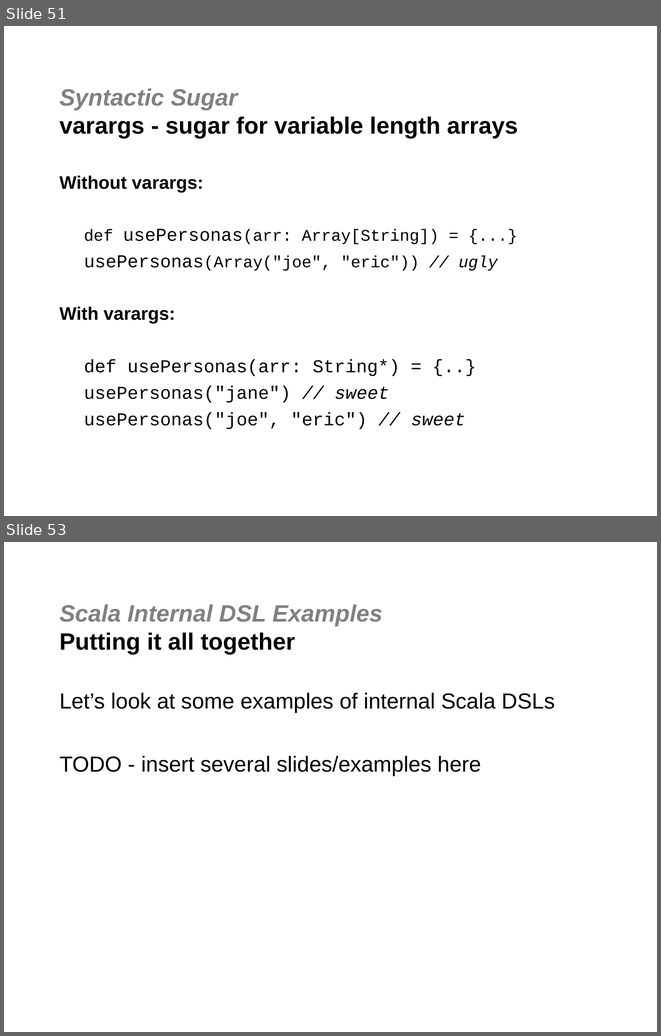
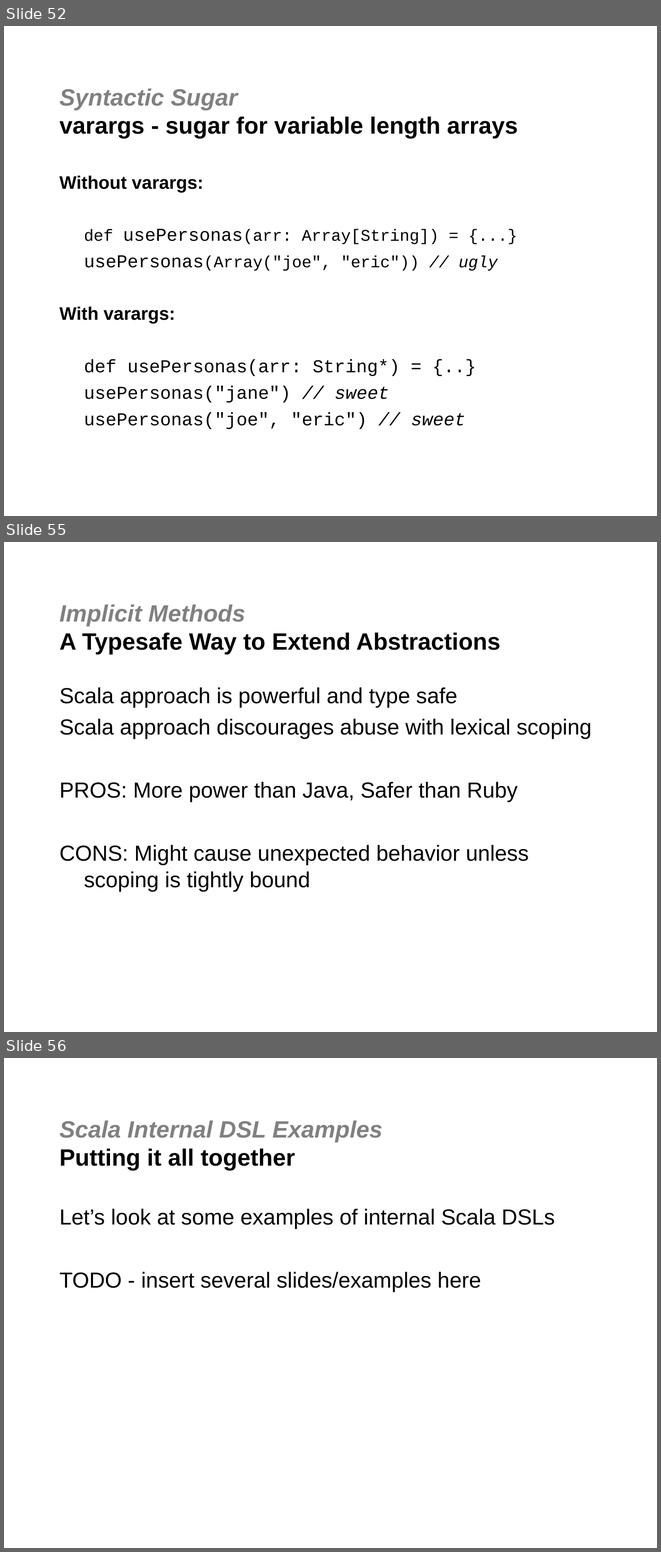
Before and after one commit to jgoodsen/agile2010, a slide deck: 03-scala.ppt. Shown one above the other, each under a label of ours: slides 51 and 53 before the commit, slides 52, 55 and 56 after it; the slides between them are not shown. The pictures are 661x1036 and 661x1552 pixels, drawn with LibreOffice and Linux fonts; fonts in the diff are those of the drawing; background and template pictures are left out. Boxes give left, top, right and bottom in pixels: in the first picture for what was removed or moved away, otherwise in the second. Text is boxed around its words. In the diff, an @@ line names an element or a change of style, - is before the commit and + after.

Commit message:
added baysick and more slides on implicit functions

```diff
--- a/03-scala.ppt
+++ b/03-scala.ppt
@@ slide 55 added at (x1=4, y1=542, x2=657, y2=1032), background #FFFFFF @@
@@ title added at (x1=60, y1=605, x2=501, y2=654), 26 pt, text #000000, bold @@
+Implicit Methods
+A Typesafe Way to Extend Abstractions
@@ text added at (x1=60, y1=687, x2=592, y2=891), 24 pt, text #000000 @@
+Scala approach is powerful and type safe
+Scala approach discourages abuse with lexical scoping
+PROS: More power than Java, Safer than Ruby
+CONS: Might cause unexpected behavior unless scoping is tightly bound
@@ what was slide 51 is now slide 52 @@
@@ what was slide 53 is now slide 56 @@
```
Also in this commit, not shown: 5 slides changed, 2 other slides added, 1 slide removed, 2 other files.
